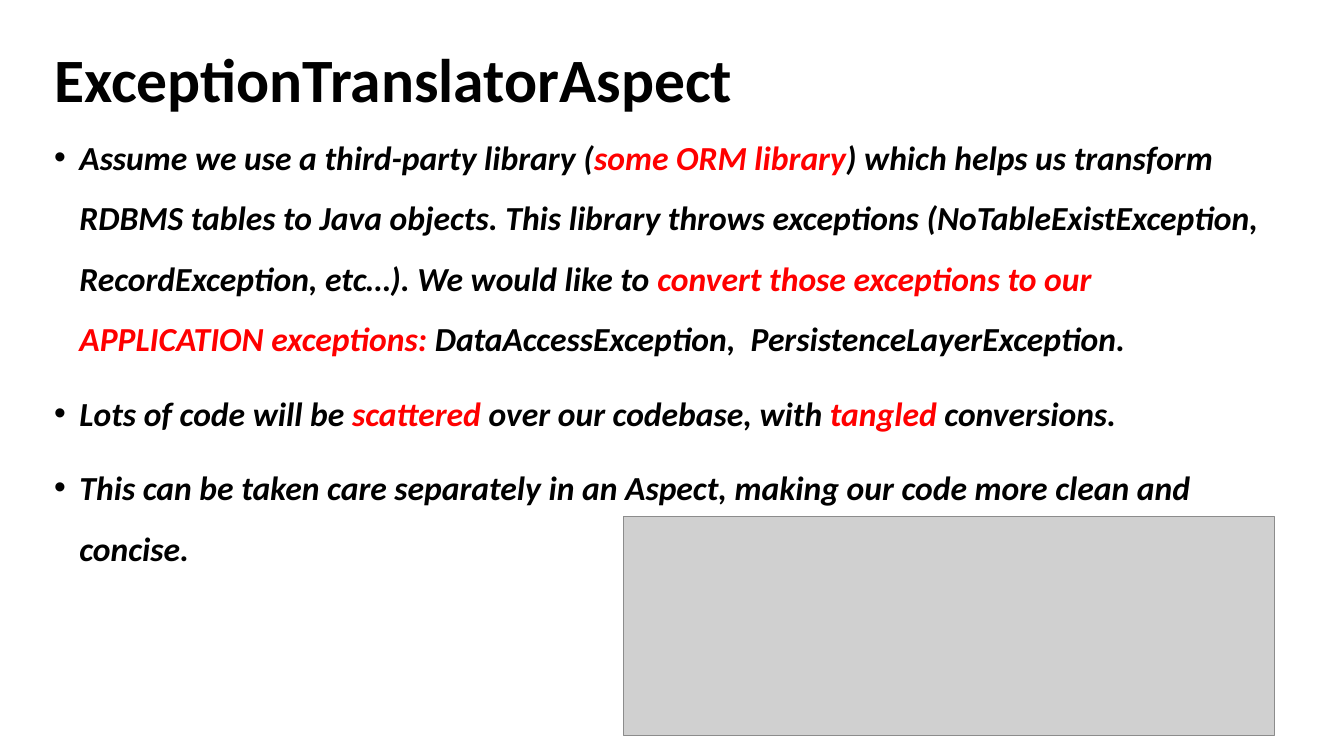
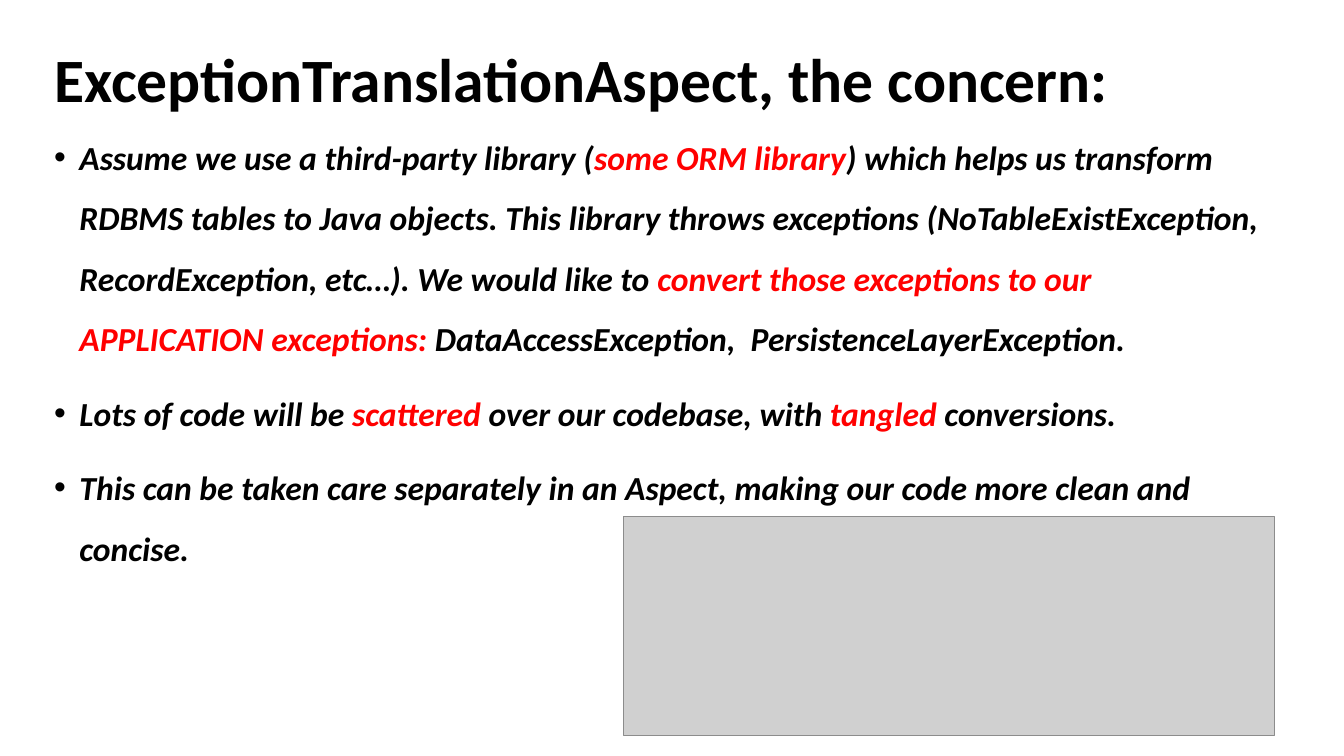
Before and after one commit to akotek/AOP, a slide deck: slide 25 of src/Final Project Presentation.pptx (slide 22 before the commit). Drawn at 1344x756 pixels with LibreOffice and Linux fonts; fonts in the diff are those of the drawing; grey boxes stand for pictures. Boxes give left, top, right and bottom in pixels: in the first picture for what was removed or moved away, otherwise in the second. Text is boxed around its words. In the diff, an @@ line names an element or a change of style, - is before the commit and + after.

Commit message:
ExceptionHandlerAspect impl, add logging to ExceptionTranslationAspect

```diff
--- a/src/Final Project Presentation.pptx
+++ b/src/Final Project Presentation.pptx
@@ title at (54, 58, 1108, 112): text changed @@
-ExceptionTranslatorAspect
+ExceptionTranslationAspect, the concern:
```
Also in this commit, not shown: 10 other slides changed, 3 slides added, 4 other files.
